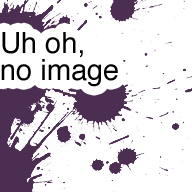
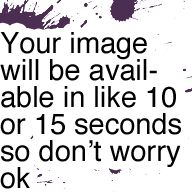
Layer changes from the first w=192, h=192 image to the second:
renamed "Uh oh, no image" to "Your image will be avail- able in like 10 or 15 seconds so don’", painted on it over 0, 32, 181, 189
